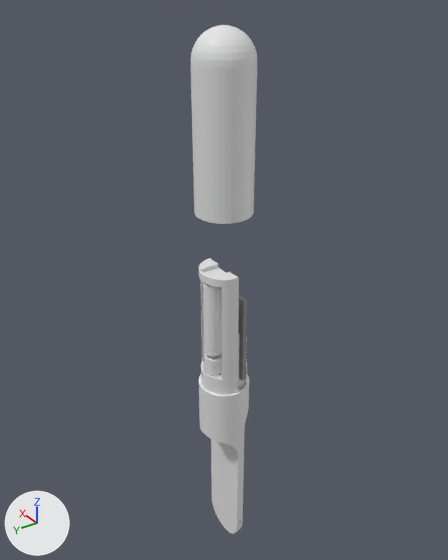
The Blender file design/model_28mm.blend: old version first, new version second.
Before and after are seen from a 50 mm lens placed at (-22.4, 15.4, 29.6), pointed at (1.1, -0.8, 13.5). The lights are fixed; the arrows at lower left show +X, +Y and +Z.

The first picture shows '2xAAA', '2xAAA.001', 'Cylinder', 'body_28mm'.
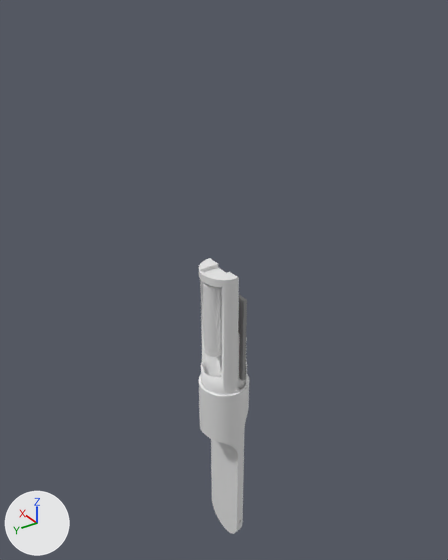
Commit message: made a hole for a power wire for a bottom battery

Location of each change, (x1, y1, x2, y2) in pixels of the pictures (448 x 560 px; the box of a moved part takes in the faces that stretch with it):
'Cylinder', hidden
    before: (191, 25, 257, 224)
'2xAAA', hidden
    before: (204, 354, 222, 376)
part 1 of me_cylinder_012, moved or reshaped
    both: (200, 280, 224, 395)

Diff of the bpy script that builds the scene:
```diff
--- a/design/model_28mm.blend.py
+++ b/design/model_28mm.blend.py
@@ me_cylinder_012 @@
 # used by ob_body_28mm; location = (0.0, 0.0, 0.0); scale = (1.4, 1.4, 1.4)
-me_cylinder_012.from_pydata(...)  # 1065 vertices, 364 faces; spans x -1.0..1.0, y -1.0..1.0, z -2.86..10.71
+me_cylinder_012.from_pydata(...)  # 1048 vertices, 367 faces; spans x -1.0..1.0, y -1.0..1.0, z -2.86..10.71
+# me_cylinder_012 part 1
+# 27 vertices are removed from x -0.69..0.69, y 0.08..0.9, z 3.57..6.43
+# 11 faces are deleted
+# 12 vertices in x -0.59..0.59, y 0.08..0.35, z 6.43..10.43 move by (0.0, 0.07, 0.0)
+# 6 vertices in x -0.4..0.4, y 0.15, z 6.43..10.43 move by (0.0, 0.14, 0.0)
+# 3 vertices in x -0.51, y 0.24, z 6.43..10.43 move by (0.08, 0.14, 0.0)
+# 3 vertices in x 0.51, y 0.24, z 6.43..10.43 move by (-0.08, 0.14, 0.0)
+# 3 vertices move from x 0.37..0.4, y 0.46..0.61, z 3.57..6.43 to x 0.36..0.4, y 0.41..0.67, z 3.57..6.43
+# 10 vertices are added at x 0.36..0.69, y 0.45..0.67, z 3.57..9.43
+# 14 new faces join them, smooth
@@ ob_2xaaa @@
 ob_2xaaa.scale = (0.1, 0.1, 0.1)
+ob_2xaaa.hide_viewport = True
@@ ob_cylinder @@
 ob_cylinder = bpy.data.objects.new('Cylinder', me_cylinder_003)
-ob_cylinder.location = (0.0, 0.0, 27.3)
+ob_cylinder.location = (0.0, 3.4, 27.3)
 ob_cylinder.scale = (1.4, 1.4, 1.4)
+ob_cylinder.hide_viewport = True
```
